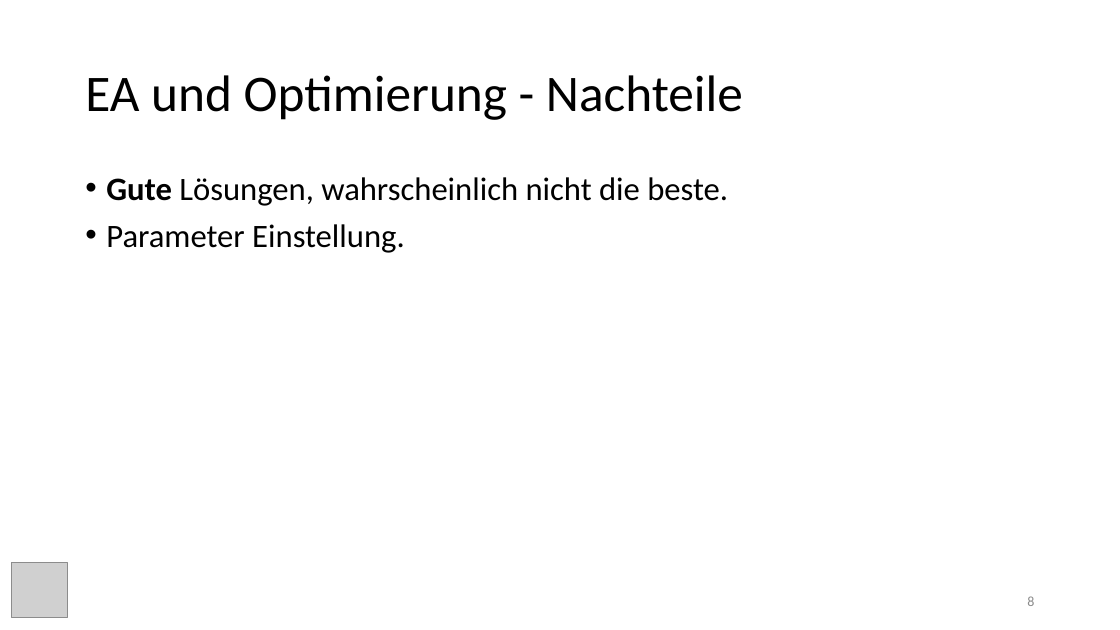
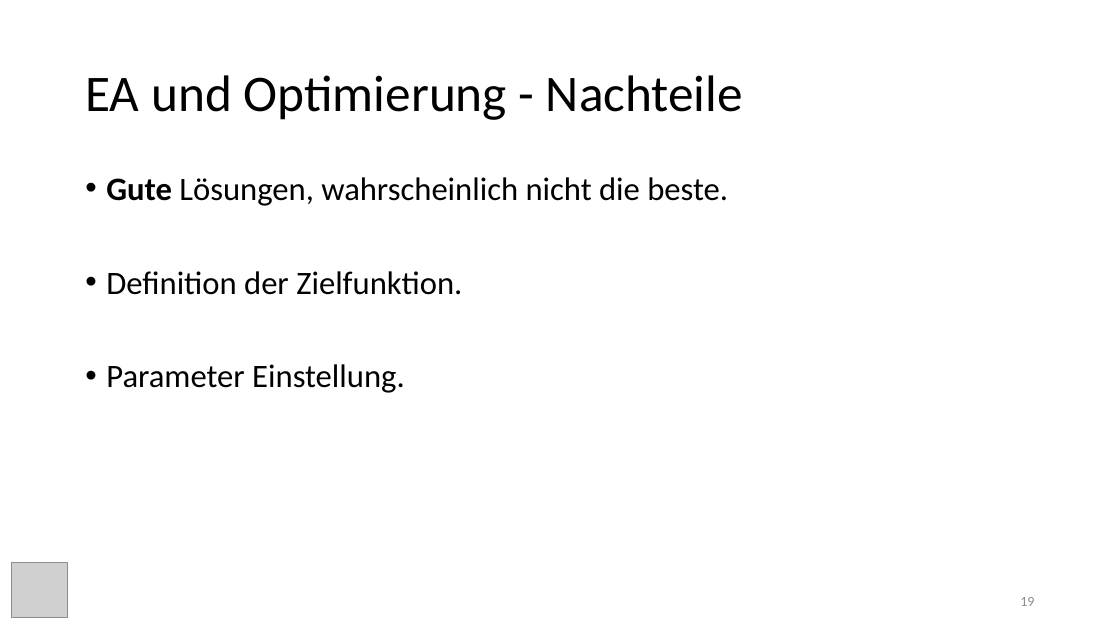
Before and after one commit to freddieRv/evolutive_algorithms_paper, a slide deck: slide 19 of vortrag/evolutionary_algorithms.pptx (slide 8 before the commit). Drawn at 1120x630 pixels with LibreOffice and Linux fonts; fonts in the diff are those of the drawing; grey boxes stand for pictures. Boxes give left, top, right and bottom in pixels: in the first picture for what was removed or moved away, otherwise in the second. Text is boxed around its words. In the diff, an @@ line names an element or a change of style, - is before the commit and + after.

```diff
--- a/vortrag/evolutionary_algorithms.pptx
+++ b/vortrag/evolutionary_algorithms.pptx
@@ text at (106, 271, 462, 295): paragraph added @@
+• Definition der Zielfunktion.
@@ page number at (1020, 597, 1034, 606): text changed @@
-8
+19
```
Also in this commit, not shown: 3 other slides changed, 13 slides added, 1 slide removed, 13 other files.
